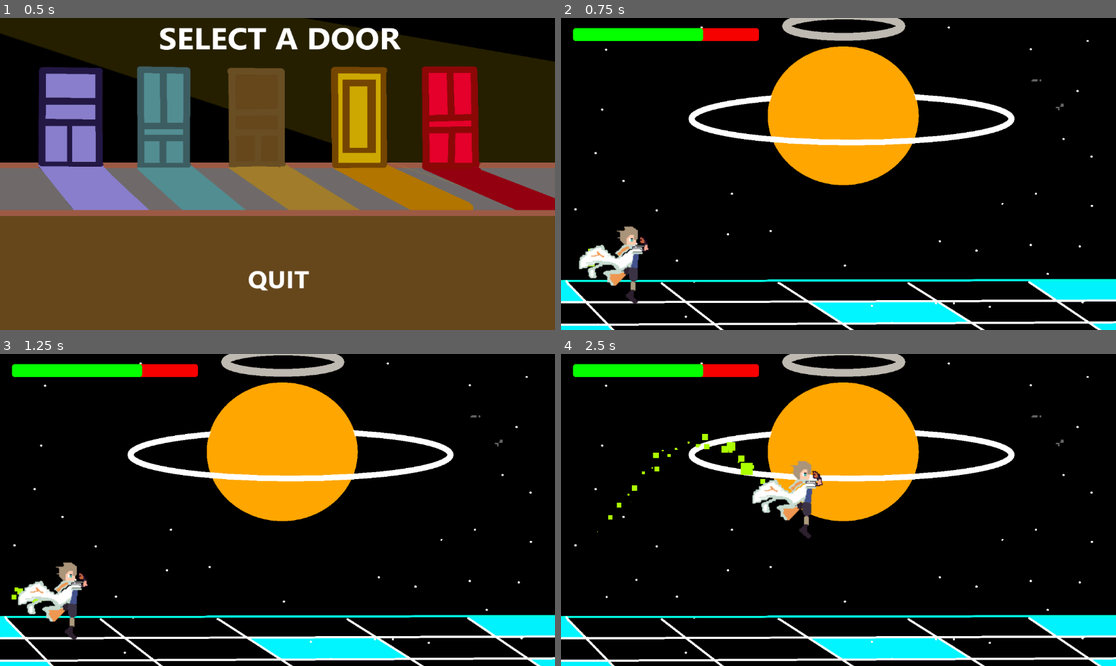
Above: before the commit, frames 1-4 (two rows, left to right).
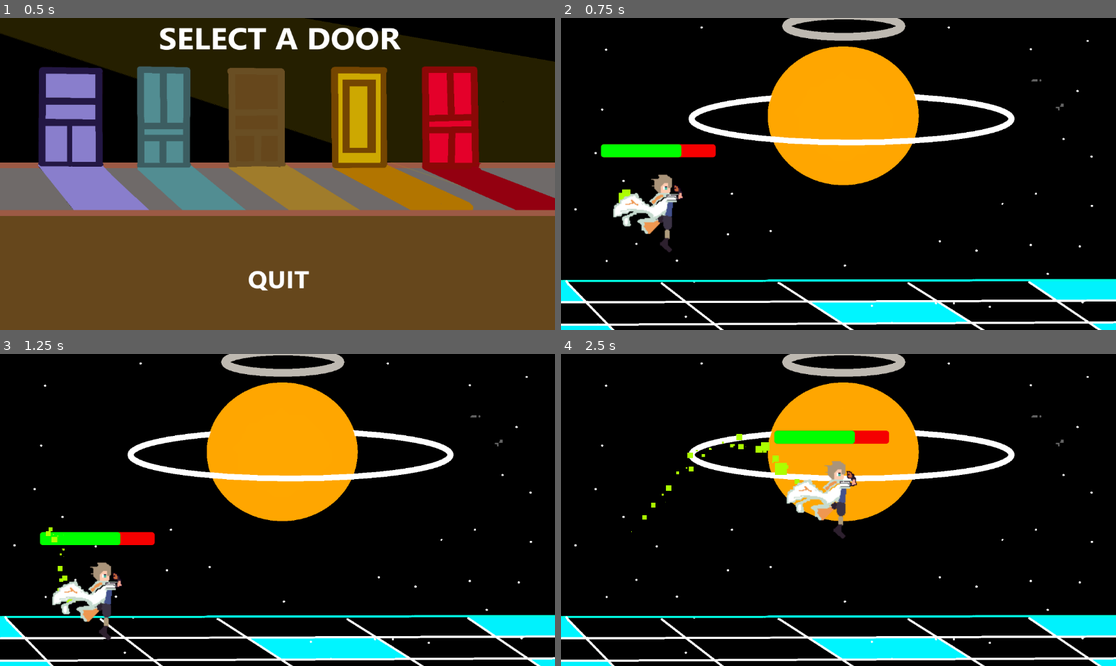
Above: after the commit, the same moments.

Repository: jwang5-dot/12-DT-Project
Game: Godot game, scene res://scene/mainmenu.tscn
Same seed, same stepped clock (60 frames per second), same inputs: the game is played once before the commit and once after it.
Inputs (mouse positions are in pixels of both pictures, inside the frame that each line leads up to):
- Up to frame 1 (0.5 s): no input
- Up to frame 2 (0.75 s): click "PLAY" at 0.5 s
- Up to frame 3 (1.25 s): no input
- Up to frame 4 (2.5 s): tap Enter (ui_accept) at 1.25, 1.52, 2.27 s; move the mouse to (960, 494) at 1.27 s; hold Right (ui_right) from 1.28 s (still down); move the mouse to (727, 525) at 2.02 s

Frame 1 is identical in both runs. In frame 2, 5.0% of the frame differs, in the area x 2-36%, y 3-92%; in frame 3, 4.5%; in frame 4, 5.2%, in the area x 2-60%, y 3-60%.

Commit message:
health bar following character

Diff:
--- a/assessment-game/scene/Level 4.tscn
+++ b/assessment-game/scene/Level 4.tscn
@@ -4,22 +4,6 @@
 [ext_resource type="Texture2D" uid="uid://ca3qh1tjo6ms5" path="res://images/Space1.png" id="2_g46qk"]
 [ext_resource type="PackedScene" uid="uid://6c7tsvcvxxtp" path="res://scene/Player 1.tscn" id="3_s4evf"]
 [ext_resource type="PackedScene" uid="uid://qsxetot13ond" path="res://scene/Enemy.tscn" id="4_cr61s"]
-
-[sub_resource type="StyleBoxFlat" id="StyleBoxFlat_o8t15"]
-bg_color = Color(0.9647059, 0, 0, 1)
-corner_radius_top_left = 6
-corner_radius_top_right = 6
-corner_radius_bottom_right = 6
-corner_radius_bottom_left = 6
-corner_detail = 6
-
-[sub_resource type="StyleBoxFlat" id="StyleBoxFlat_7jaat"]
-bg_color = Color(0.019607844, 1, 0, 1)
-corner_radius_top_left = 6
-corner_radius_top_right = 6
-corner_radius_bottom_right = 6
-corner_radius_bottom_left = 6
-corner_detail = 6
 
 [sub_resource type="RectangleShape2D" id="RectangleShape2D_16vqg"]
 size = Vector2(1175, 29)
@@ -33,23 +17,7 @@
 texture = ExtResource("2_g46qk")
 
 [node name="CharacterBody2D" parent="." unique_id=516776377 instance=ExtResource("3_s4evf")]
-position = Vector2(-423, 190)
-
-[node name="CanvasLayer2" type="CanvasLayer" parent="CharacterBody2D" unique_id=1256509333]
-
-[node name="ProgressBar" type="ProgressBar" parent="CharacterBody2D/CanvasLayer2" unique_id=1749416411]
-offset_left = 25.0
-offset_top = 21.0
-offset_right = 411.0
-offset_bottom = 48.0
-theme_override_styles/background = SubResource("StyleBoxFlat_o8t15")
-theme_override_styles/fill = SubResource("StyleBoxFlat_7jaat")
-max_value = 10.0
-step = 1.0
-value = 7.0
-show_percentage = false
-
-[node name="CanvasLayer" type="CanvasLayer" parent="CharacterBody2D/CanvasLayer2/ProgressBar" unique_id=410370134]
+position = Vector2(-352, 58)
 
 [node name="StaticBody2D" type="StaticBody2D" parent="." unique_id=723386610]
 position = Vector2(-423, 190)
--- a/assessment-game/scene/Player 1.tscn
+++ b/assessment-game/scene/Player 1.tscn
@@ -2,6 +2,22 @@
 
 [ext_resource type="Script" uid="uid://ltra7iahdvu8" path="res://scripts/player_1.gd" id="1_43gw1"]
 [ext_resource type="Texture2D" uid="uid://hojnl1h58k41" path="res://images/Player 1 RBG.png" id="1_l08bg"]
+
+[sub_resource type="StyleBoxFlat" id="StyleBoxFlat_43gw1"]
+bg_color = Color(0.9647059, 0, 0, 1)
+corner_radius_top_left = 6
+corner_radius_top_right = 6
+corner_radius_bottom_right = 6
+corner_radius_bottom_left = 6
+corner_detail = 6
+
+[sub_resource type="StyleBoxFlat" id="StyleBoxFlat_40s8o"]
+bg_color = Color(0.019607844, 1, 0, 1)
+corner_radius_top_left = 6
+corner_radius_top_right = 6
+corner_radius_bottom_right = 6
+corner_radius_bottom_left = 6
+corner_detail = 6
 
 [sub_resource type="Curve" id="Curve_43gw1"]
 _data = [Vector2(0, 1), 0.0, 0.0, 0, 0, Vector2(0.42187497, 0.41886795), 0.0, 0.0, 0, 0, Vector2(0.953125, 0.35094345), 0.0, 0.0, 0, 0]
@@ -20,6 +36,20 @@
 
 [node name="CharacterBody2D" type="CharacterBody2D" unique_id=516776377]
 script = ExtResource("1_43gw1")
+
+[node name="ProgressBar" type="ProgressBar" parent="." unique_id=1833323141]
+offset_left = 435.0
+offset_top = 186.0
+offset_right = 673.0
+offset_bottom = 213.0
+theme_override_styles/background = SubResource("StyleBoxFlat_43gw1")
+theme_override_styles/fill = SubResource("StyleBoxFlat_40s8o")
+max_value = 10.0
+step = 1.0
+value = 7.0
+show_percentage = false
+
+[node name="CanvasLayer" type="CanvasLayer" parent="ProgressBar" unique_id=809011032]
 
 [node name="CPUParticles2D" type="CPUParticles2D" parent="." unique_id=1705773205]
 position = Vector2(503, 313)
